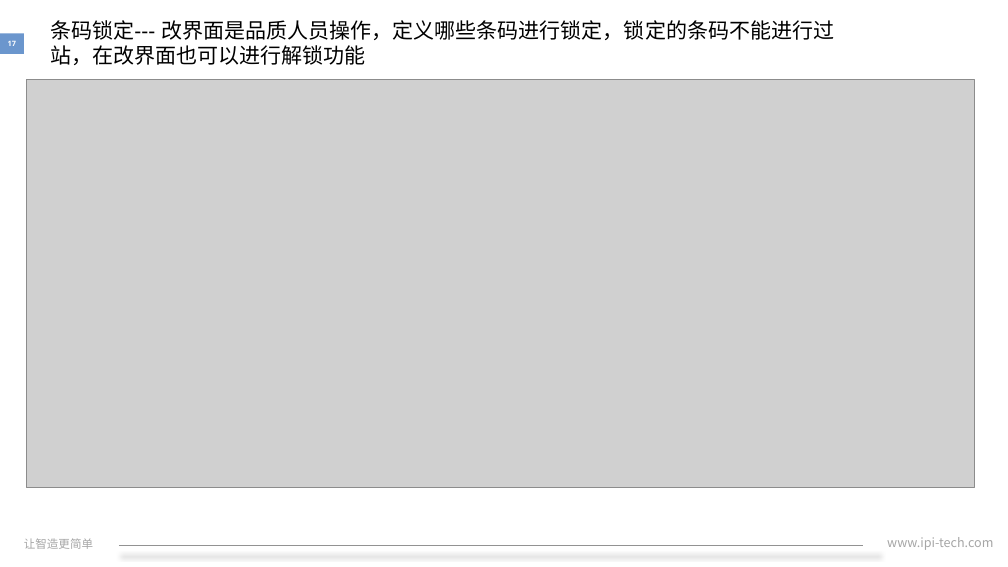
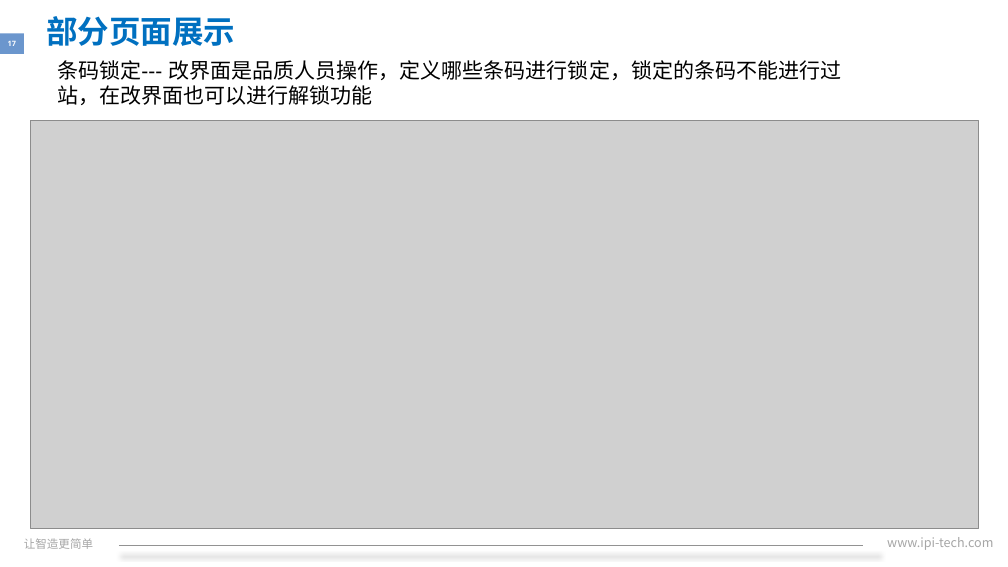
Before and after one commit to xiaozixiang/DocMent, a slide deck: slide 17 of IPI-HR-30-07A转正述职报告.pptx. Drawn at 1008x567 pixels with LibreOffice and Linux fonts; fonts in the diff are those of the drawing; grey boxes stand for pictures; background and template pictures are left out. Boxes give left, top, right and bottom in pixels: in the first picture for what was removed or moved away, otherwise in the second. Text is boxed around its words. In the diff, an @@ line names an element or a change of style, - is before the commit and + after.

```diff
--- a/IPI-HR-30-07A转正述职报告.pptx
+++ b/IPI-HR-30-07A转正述职报告.pptx
@@ text added at (46, 16, 235, 46), 30 pt, text #0070C0, bold @@
+部分页面展示
@@ text "条码锁定--- 改界面是品质人员操作，定义哪些条码进行锁定，锁定的条码不能进行过站，在改界面也可以进行解锁功能": place and size @@
-text "条码锁定--- 改界面是品质人员操作，定义哪些条码进行锁定，锁定的条码不能进行过站，在改界面也可以进行解锁功能" at (50, 20, 834, 65)
+text "条码锁定--- 改界面是品质人员操作，定义哪些条码进行锁定，锁定的条码不能进行过站，在改界面也可以进行解锁功能" at (57, 60, 841, 105)
@@ picture: place and size @@
-picture at (26, 79, 975, 488)
+picture at (31, 120, 979, 529)
```
Also in this commit, not shown: 15 other slides changed.
